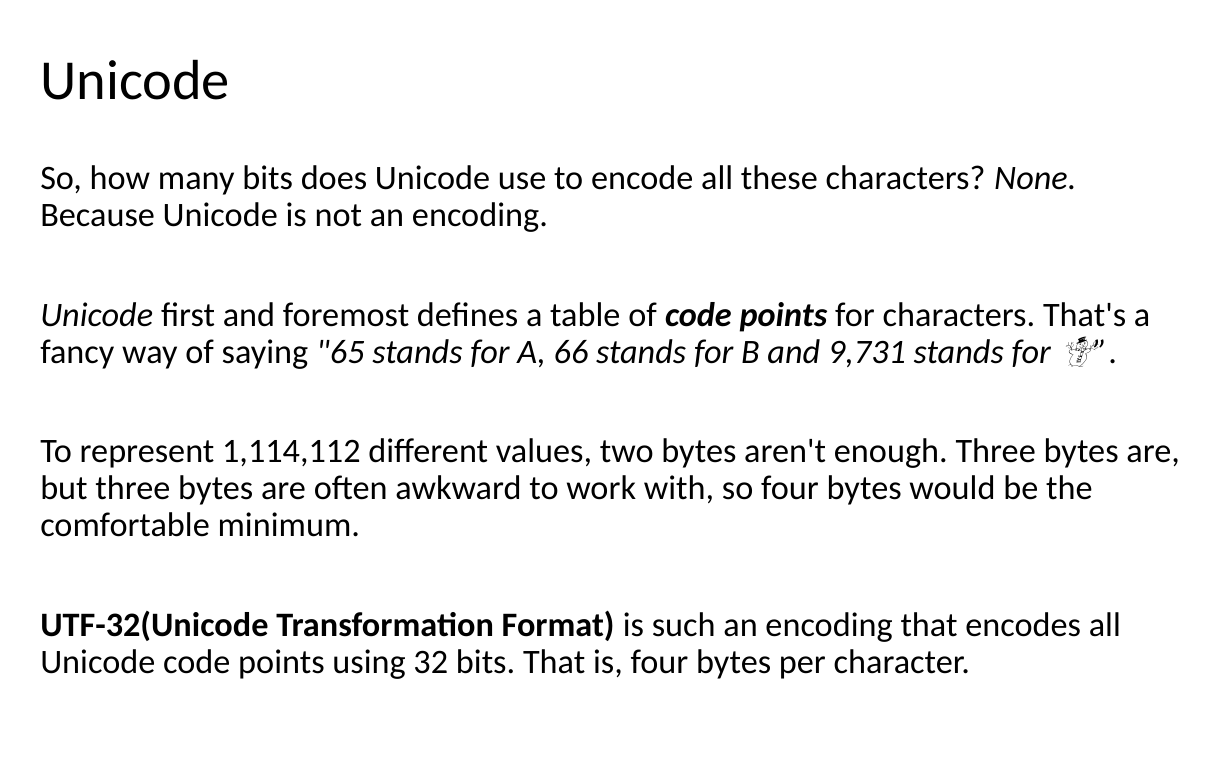
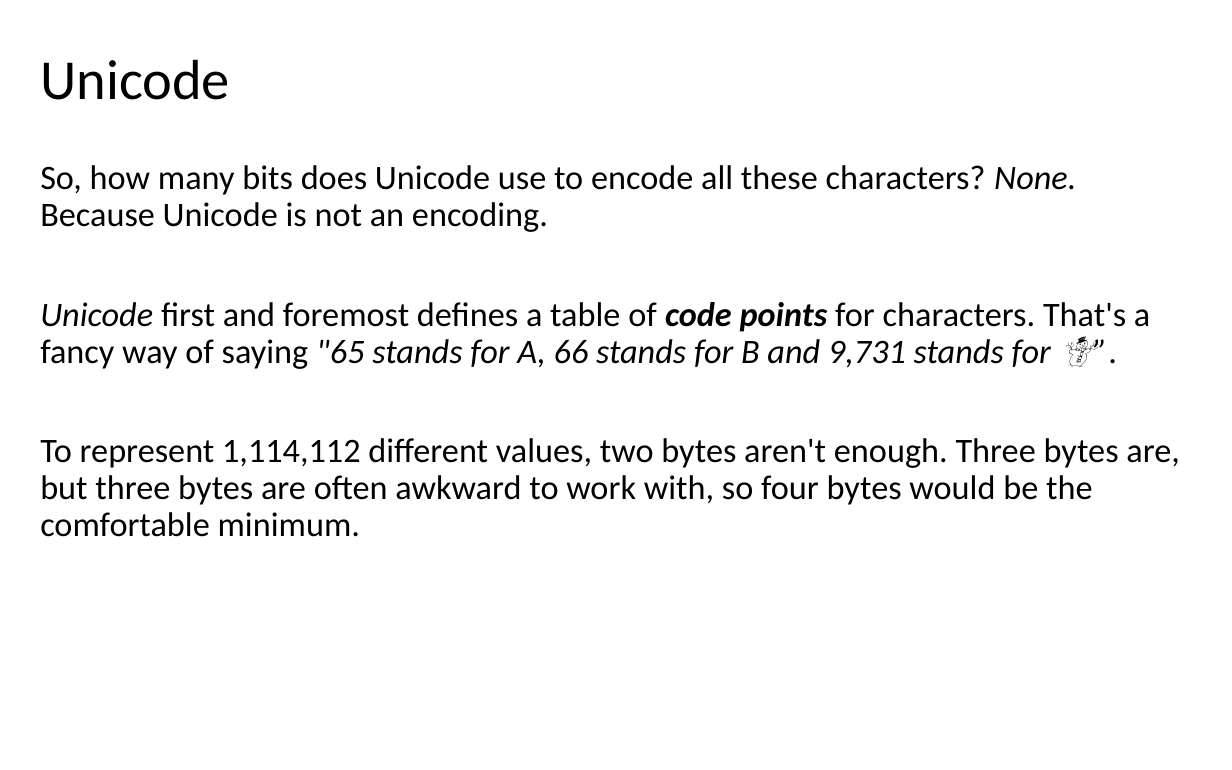
Before and after one commit to LongBaoNguyen/longbaonguyen.github.io, a slide deck: slide 24 of courses/apcsp/lect14a.pptx. Drawn at 1232x770 pixels with LibreOffice and Linux fonts; fonts in the diff are those of the drawing. Boxes give left, top, right and bottom in pixels: in the first picture for what was removed or moved away, otherwise in the second. Text is boxed around its words. In the diff, an @@ line names an element or a change of style, - is before the commit and + after.

```diff
--- a/courses/apcsp/lect14a.pptx
+++ b/courses/apcsp/lect14a.pptx
@@ text at bbox=[40, 610, 1121, 679]: paragraph removed @@
-UTF-32(Unicode Transformation Format) is such an encoding that encodes all Unicode code points using 32 bits. That is, four bytes per character.
```
Also in this commit, not shown: 2 other slides changed, 10 other files.
